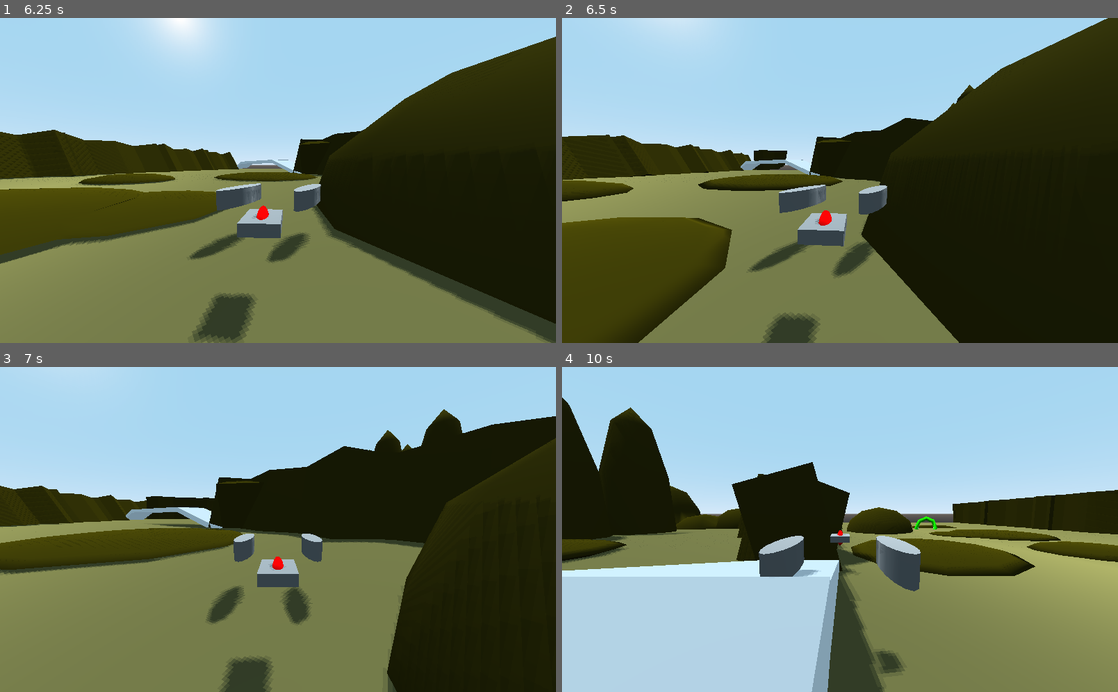
Above: before the commit, frames 1-4 (two rows, left to right).
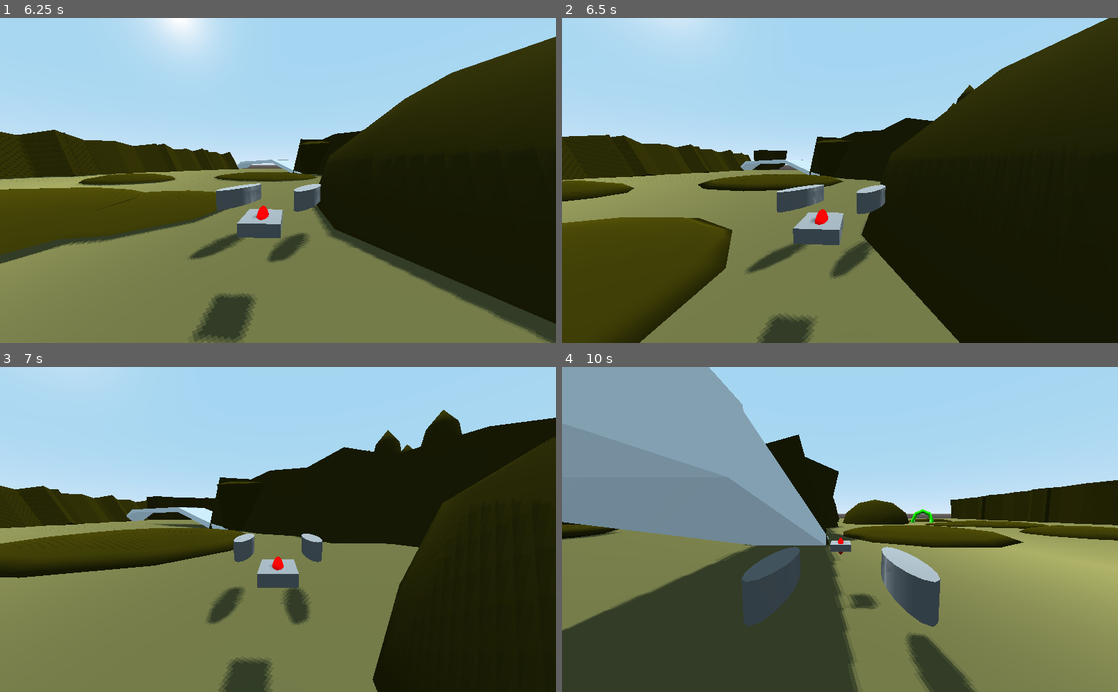
Above: after the commit, the same moments.

Repository: gamkedo-la/aero-junkers
Game: Godot game, scene res://Scenes/Main.tscn
The game is run twice, just before and just after one commit, with the same random seed, the same clock (stepped at 60 frames per second) and the same inputs.
Inputs (mouse positions are in pixels of both pictures, inside the frame that each line leads up to):
- Up to frame 1 (6.25 s): move the mouse to (305, 180) at 0.52 s; hold W (accelerate) 0.53-5.78 s; tap V (cam_toggle) at 0.6, 2.85, 5.1 s; move the mouse to (250, 180) at 1.27 s; tap C (chase_cam) at 1.35, 3.6, 5.85 s; move the mouse to (289, 174) at 2.02 s; press the mouse at (289, 174) at 2.03 s; move the mouse to (272, 187) at 2.77 s; release the mouse at (272, 187) at 2.78 s; move the mouse to (316, 183) at 3.52 s; move the mouse to (233, 177) at 4.27 s; click (233, 177) at 4.35 s; move the mouse to (283, 180) at 5.02 s; move the mouse to (255, 174) at 5.77 s; hold D (turn_right) from 5.78 s (still down)
- Up to frame 2 (6.5 s): keep holding D (turn_right)
- Up to frame 3 (7 s): move the mouse to (305, 529) at 6.52 s; release D (turn_right) at 6.53 s; press the mouse at (305, 529) at 6.53 s; hold W (accelerate) from 6.53 s (still down)
- Up to frame 4 (10 s): move the mouse to (812, 529) at 7.27 s; release the mouse at (812, 529) at 7.28 s; tap V (cam_toggle) at 7.35, 9.6 s; move the mouse to (851, 523) at 8.02 s; tap C (chase_cam) at 8.1 s; move the mouse to (834, 536) at 8.77 s; release W (accelerate) at 8.78 s; hold A (turn_left) 8.78-9.53 s; click (834, 536) at 8.85 s; move the mouse to (878, 532) at 9.52 s; hold W (accelerate) from 9.53 s (still down)

Frame 1 is identical in both runs. In frame 2, 1.1% of the frame differs, in the area x 0-99%, y 0-100%; in frame 3, 2.8%; in frame 4, 52%, in the area x 0-100%, y 0-100%.

Commit message:
add engines collision shape to rotation

Diff:
--- a/Scripts/aerojunker.gd
+++ b/Scripts/aerojunker.gd
@@ -112,11 +112,15 @@
 
 func rotate_engines_y(radians):
 	$MeshInstance_L_Engine.rotate_y(radians)
+	$CollisionShape_L_Engine.rotate_y(radians)
 	$MeshInstance_R_Engine.rotate_y(radians)
+	$CollisionShape_R_Engine.rotate_y(radians)
 
 func reset_engine_rotation():
 	$MeshInstance_R_Engine.rotation_degrees.y = 0.0
 	$MeshInstance_L_Engine.rotation_degrees.y = 0.0
+	$CollisionShape_R_Engine.rotation_degrees.y = 0.0
+	$CollisionShape_L_Engine.rotation_degrees.y = 0.0
 
 func apply_acceleration(delta):
 	acceleration.z += ((max_speed * acceleration_direction) - acceleration.z) * delta
